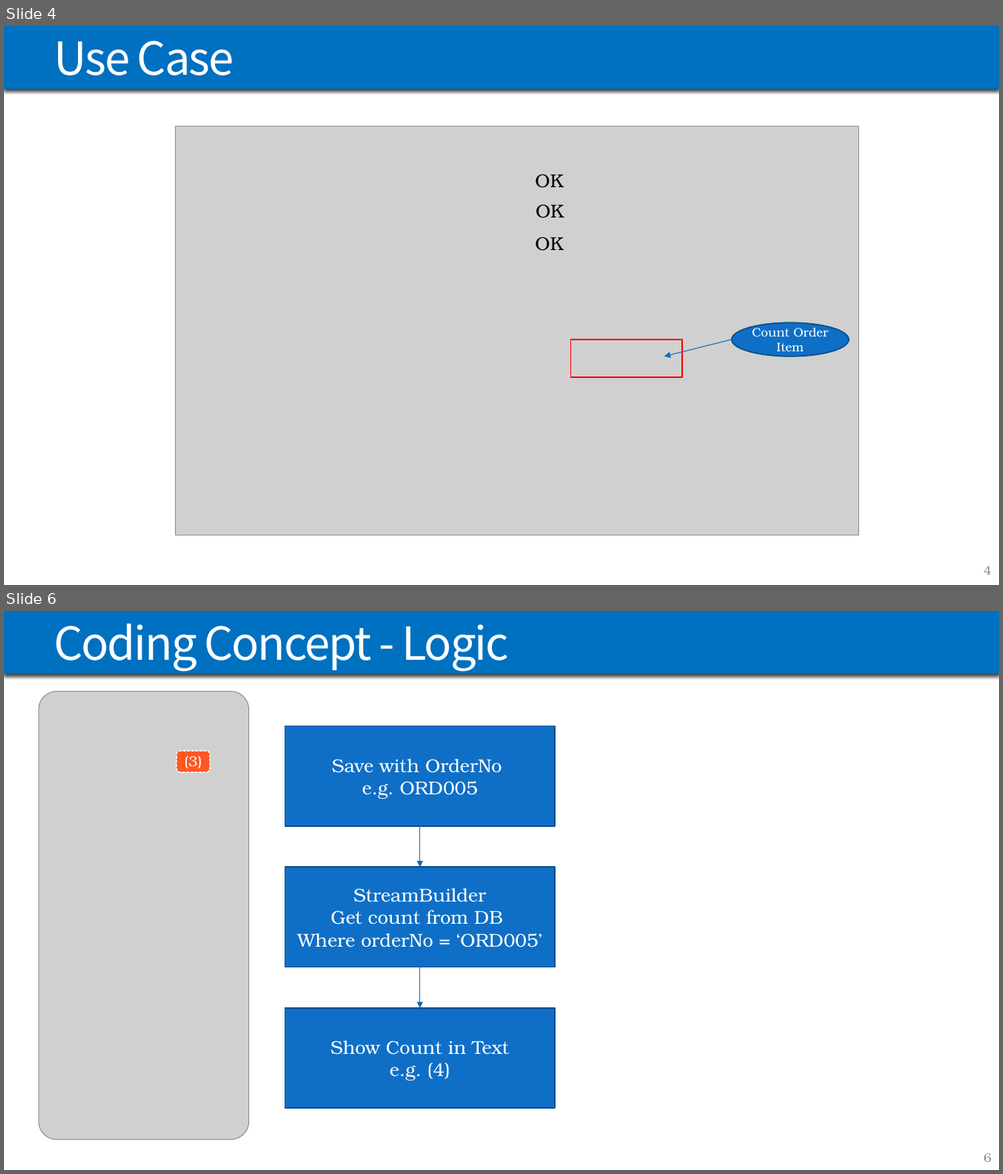
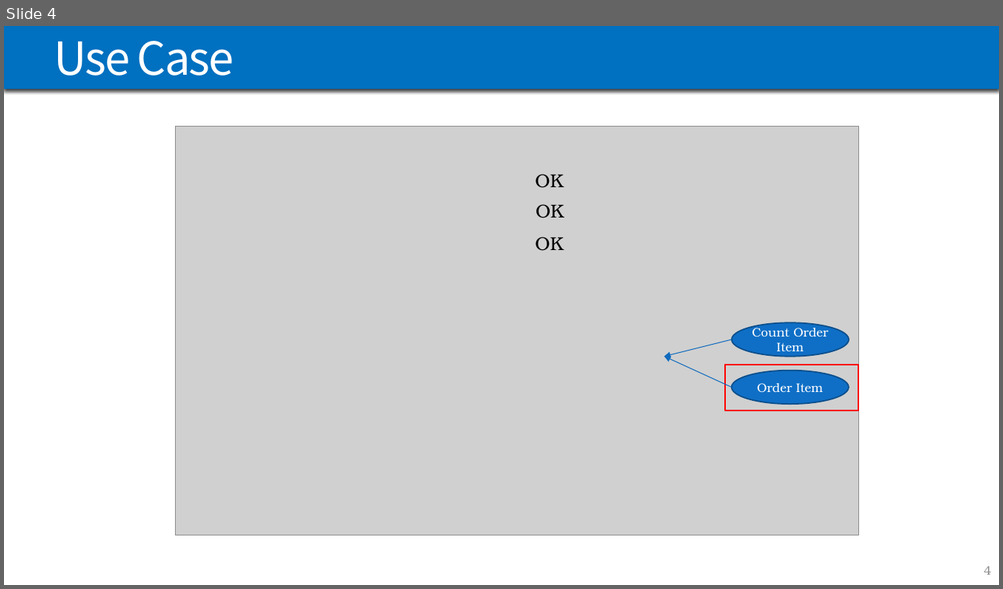
Before and after one commit to traitet/flutterep51, a slide deck: PowerPoint/FLUTTER_EP57.pptx. Shown one above the other, each under a label of ours: slides 4 and 6 before the commit, slide 4 after it; the slides between them are not shown. The pictures are 1003x1174 and 1003x589 pixels, drawn with LibreOffice and Linux fonts; fonts in the diff are those of the drawing; grey boxes stand for pictures. Boxes give left, top, right and bottom in pixels: in the first picture for what was removed or moved away, otherwise in the second. Text is boxed around its words. In the diff, an @@ line names an element or a change of style, - is before the commit and + after.

```diff
--- a/PowerPoint/FLUTTER_EP57.pptx
+++ b/PowerPoint/FLUTTER_EP57.pptx
@@ slide 6 removed at <box>4,611,999,1170</box>, background #FFFFFF; not listed: 1 template element that a slide beside it also shows @@
@@ title removed at <box>54,624,509,672</box> @@
-Coding Concept - Logic
@@ picture removed at <box>38,692,249,1140</box> @@
@@ rectangle removed at <box>285,726,555,826</box> @@
-Save with OrderNo
-e.g. ORD005
@@ rounded rectangle removed at <box>176,752,210,773</box> @@
-(3)
@@ arrow removed from (420, 826) to (420, 868) @@
@@ rectangle removed at <box>285,868,555,968</box> @@
-StreamBuilder
-Get count from DB
-Where orderNo = ‘ORD005’
@@ arrow removed from (420, 957) to (420, 1008) @@
@@ rectangle removed at <box>285,1008,555,1109</box> @@
-Show Count in Text
-e.g. (4)
@@ page number removed at <box>983,1153,990,1162</box> @@
-6
@@ slide 4 changed as well @@
@@ arrow added from (731, 388) to (664, 357), #0E6ABD 0.75 pt @@
@@ rectangle: place and size @@
-rectangle at <box>570,340,683,378</box>
+rectangle at <box>726,365,859,411</box>
@@ ellipse added at <box>731,371,848,404</box>, fill #0F6FC6, outline #0B4E8B 1.25 pt, 12 pt, text #FFFFFF @@
+Order Item
```
Also in this commit, not shown: 4 other slides changed, 1 slide added, 2 other slides removed.
